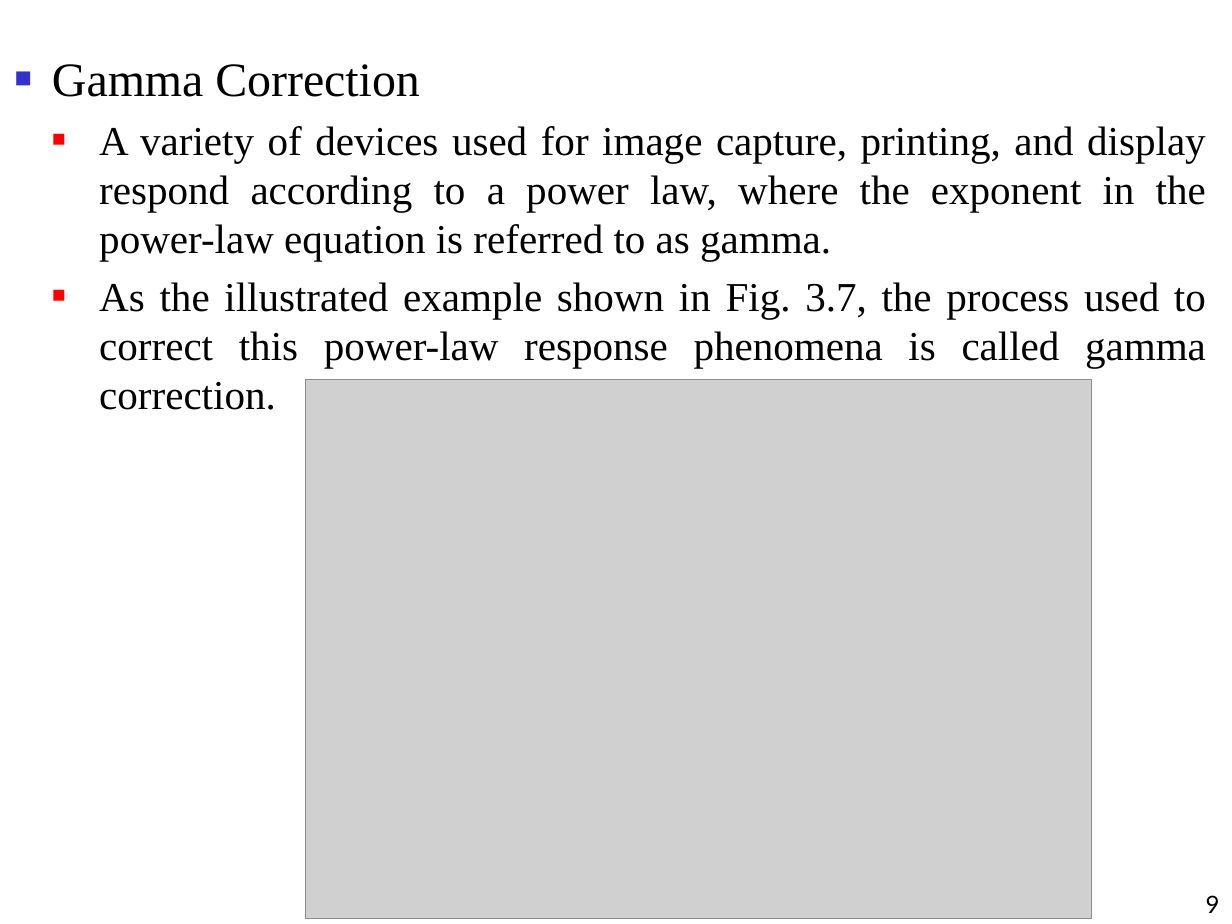
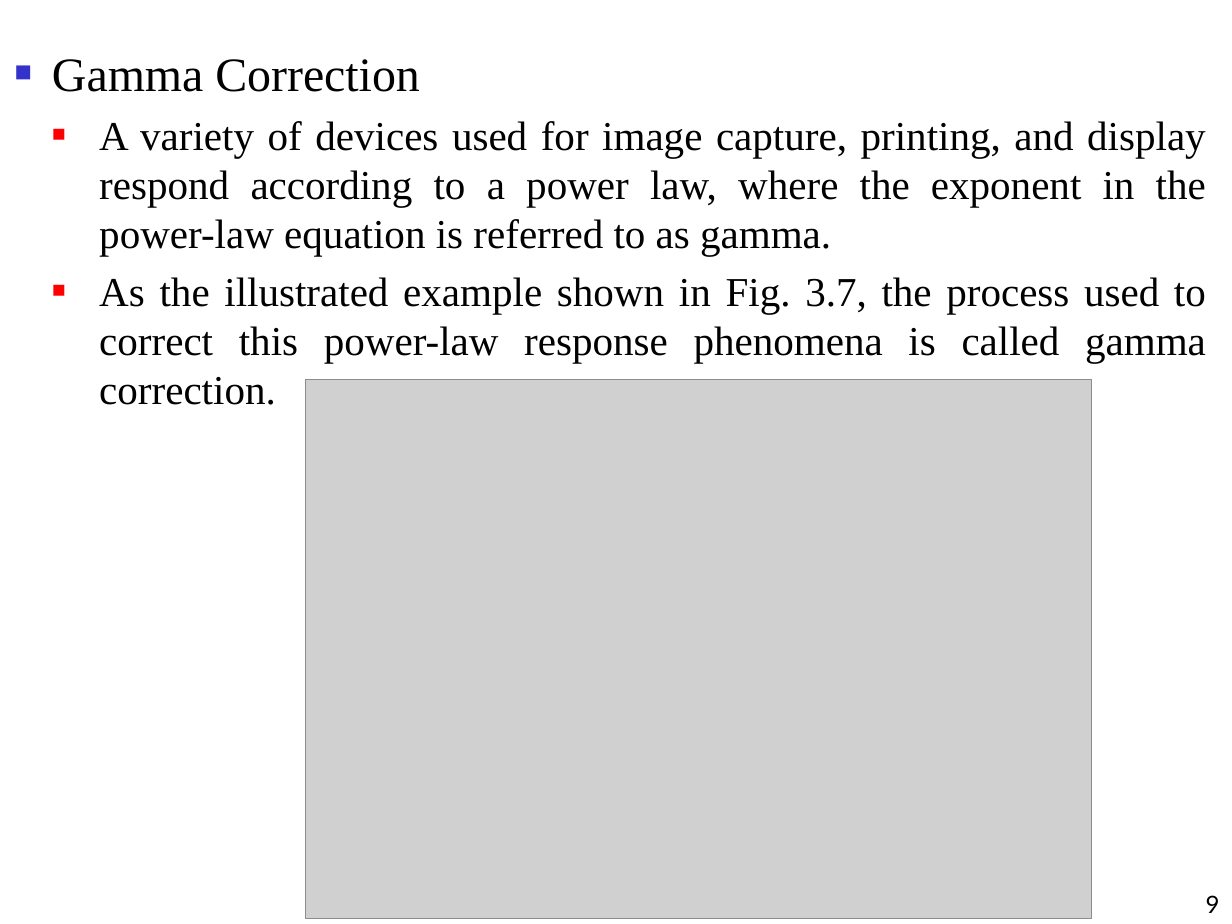
Before and after one commit to zxc93142819/CCU_image_processing, a slide deck: slide 9 of lecture/Ch03.pptx. Drawn at 1232x924 pixels with LibreOffice and Linux fonts; fonts in the diff are those of the drawing; grey boxes stand for pictures. Boxes give left, top, right and bottom in pixels: in the first picture for what was removed or moved away, otherwise in the second. Text is boxed around its words. In the diff, an @@ line names an element or a change of style, - is before the commit and + after.

```diff
--- a/lecture/Ch03.pptx
+++ b/lecture/Ch03.pptx
@@ text "Gamma Correction": place and size @@
-text "Gamma Correction" at (52, 64, 1206, 410)
+text "Gamma Correction" at (52, 59, 1206, 405)
```
Also in this commit, not shown: 1 other slide changed, 10 other files.
